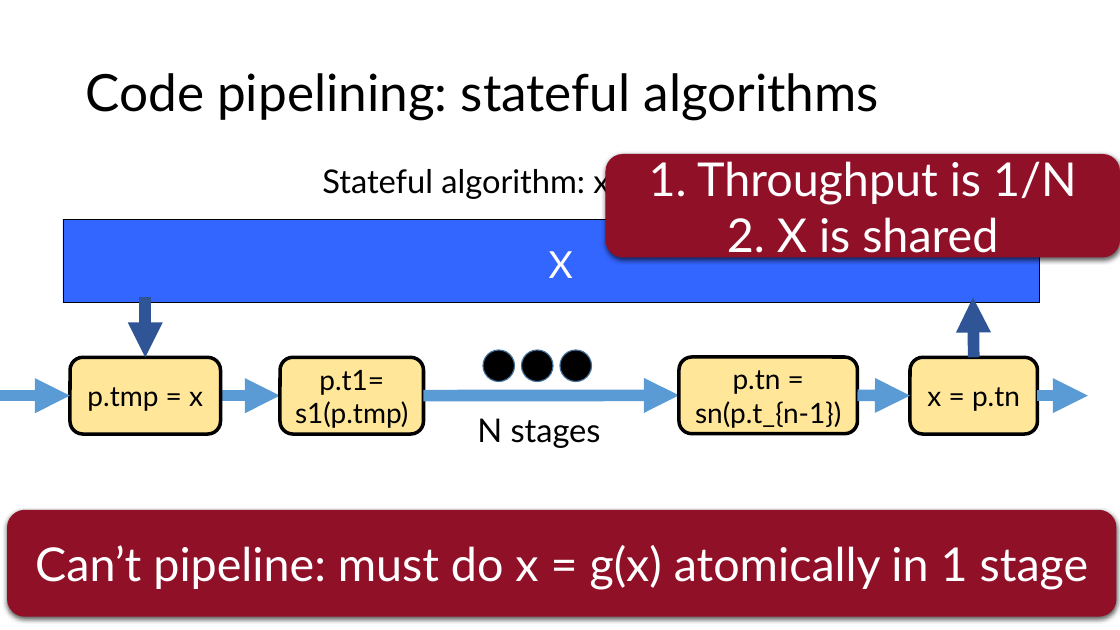
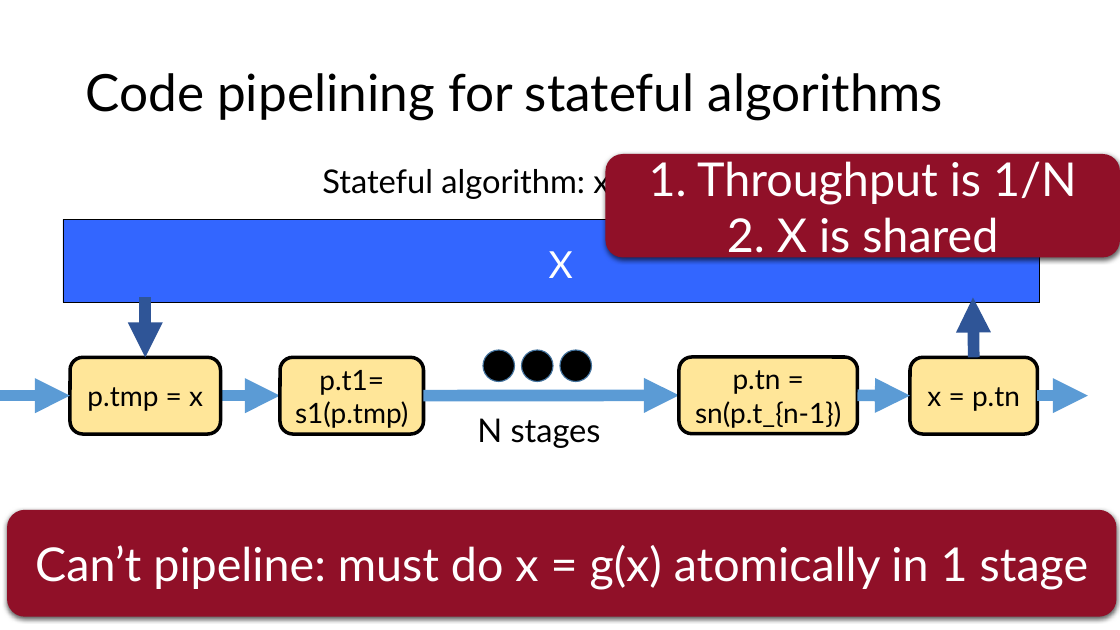
Before and after one commit to anirudhSK/pifo-domino-marple-ppts, a slide deck: slide 15 of combined_domino_pifo.pptx. Drawn at 1120x630 pixels with LibreOffice and Linux fonts; fonts in the diff are those of the drawing. Boxes give left, top, right and bottom in pixels: in the first picture for what was removed or moved away, otherwise in the second. Text is boxed around its words. In the diff, an @@ line names an element or a change of style, - is before the commit and + after.

```diff
--- a/combined_domino_pifo.pptx
+++ b/combined_domino_pifo.pptx
@@ title at box(85, 73, 943, 120): text changed @@
-Code pipelining: stateful algorithms
+Code pipelining for stateful algorithms
```
Also in this commit, not shown: 4 other slides changed.
